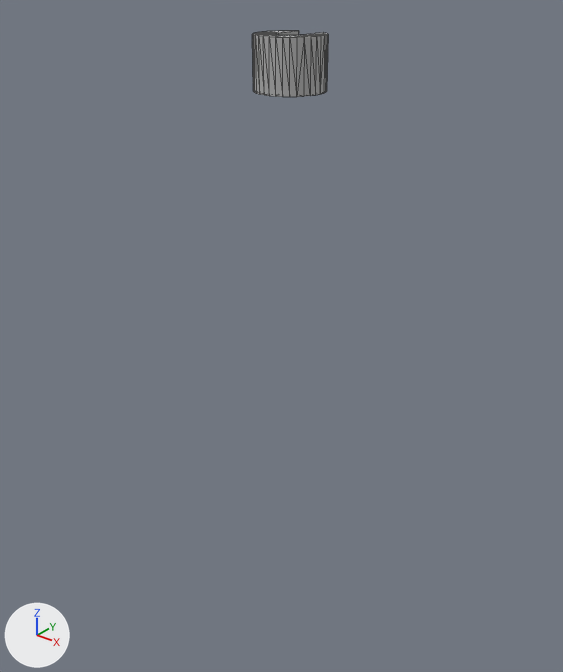
One commit to the COLLADA model rll_description/meshes/rll/visual/axis_cam_bottom.dae: the scene before it, then after it.
One viewpoint serves both versions: a camera (50 mm lens) standing at (0.075, -0.0958, 0.082) and looking at (0.0022, -0.0047, 0.0256). Lighting does not change. The marker at lower left points along +X, +Y and +Z. Mesh edges are drawn as thin lines.

In view in the first picture: 'node0'.
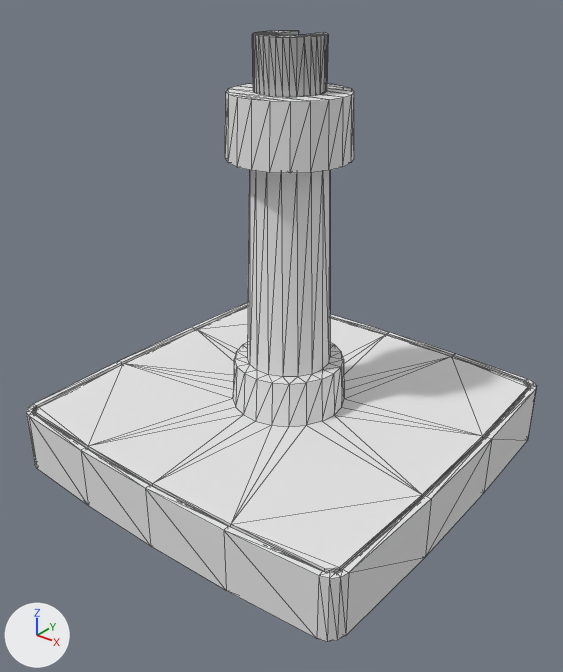
What the commit changed:
Material 'Axis_Bottom' (mat_axis_bottom) is new.
Its base color is (0.791, 0.791, 0.791) (white #e6e6e6).
Its roughness is 0.9.
Mesh me_axis_bottom is new.
It has 275 vertices, 546 faces and spans x -0.0344..0.0344, y -0.0345..0.0345, z 0.0..0.064.
It uses material mat_axis_bottom (white #e6e6e6).
Object 'node1' (ob_node1) is new; it shows me_axis_bottom.
Its location is (0.0, 0.0, 0.0).

Where the change shows, as pixel boxes [x1, y1, x2, y2] in the pictures (563 x 672 px):
'node1', added
    after: [26, 84, 537, 641]
